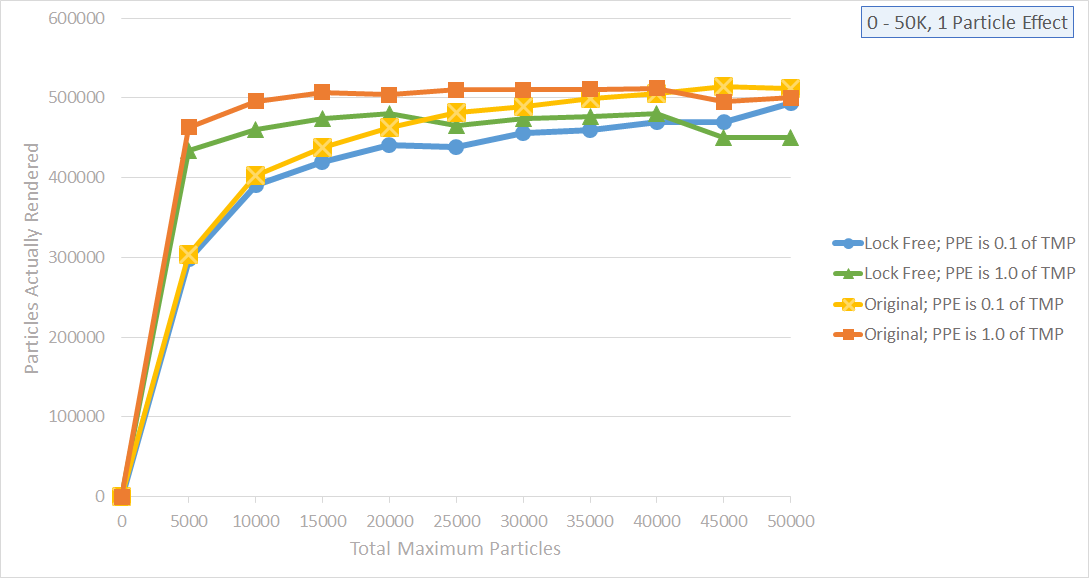
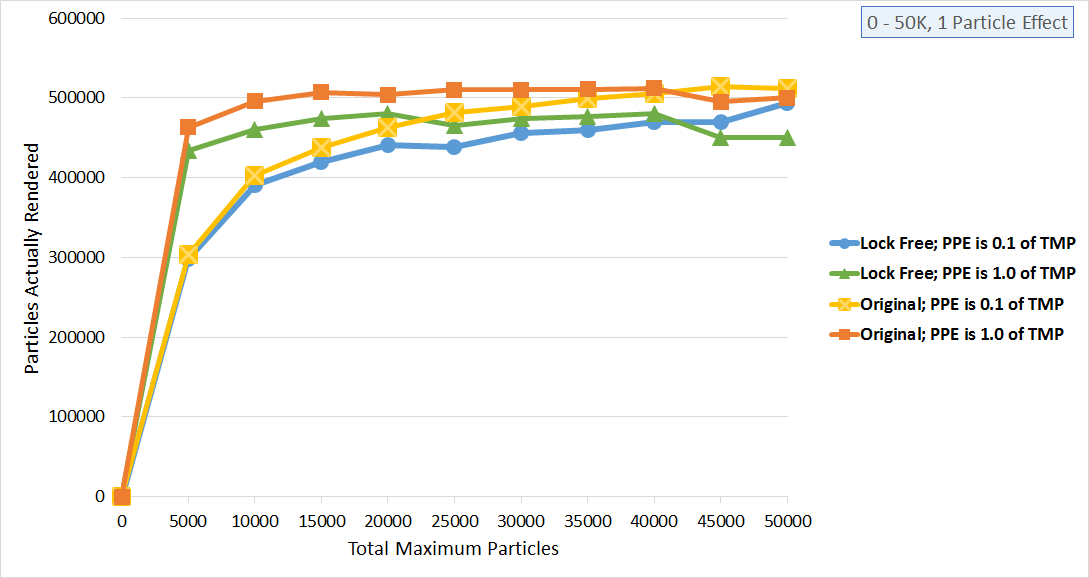
Before/after of a 1089x578 layered artwork. What changed in the layer stack:
added layer "Layer 3" above "Layer 2" over 23, 12, 1076, 555
